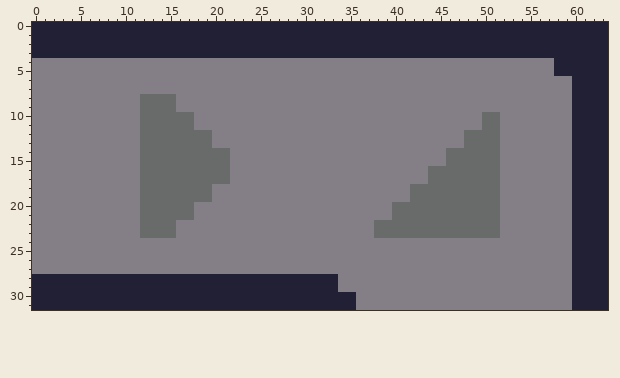
Two versions of one pixel-art sprite, assets/images/spritesheet_belt.png. That is the earlier state.
The file is 64x32 pixels.
New version:
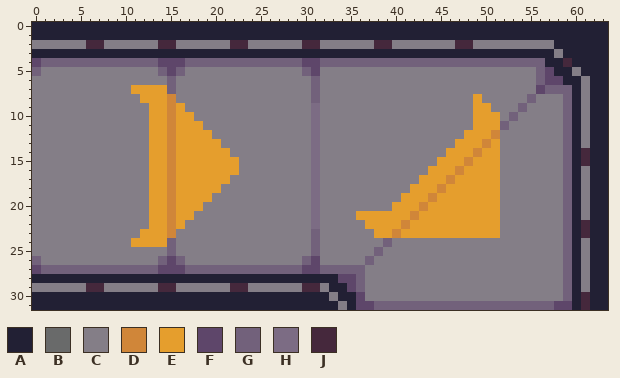
Palette (. is transparent): A #222034  B #696a6a  C #847e87  D #d08639  E #e59e2d  F #5e466a  G #72617b  H #7c6c84  J #45283c
What changed:
Changed rows in their new state; - is an unchanged pixel.
first column x 0:
 2 CCCCCCJJCCCCCCJJCCCCCCJJCCCCCCJJCCCCCCJJCCCCCCCJJCCCCCCCCC----
 3 ----------------------------------------------------------C---
 4 FGGGGGGGGGGGGGFFFGGGGGGGGGGGGGFFGGGGGGGGGGGGGGGGGGGGGGGGGA-J--
 5 G-------------GFG-------------GF------------------------GF--C-
 6 ---------------G---------------G------------------------GFFA-C
 7 -----------EEEEG---------------G------------------------FGGG-C
 8 ------------EEED---------------G-----------------E-----G---G-C
 9 ------------CEEDE--------------H-----------------EE---G----G-C
10 ------------CEEDEE-------------H-----------------EEE-G-----G-C
11 ------------CEEDEEE------------H-----------------EEEG------G-C
12 ------------CEEDEEEE-----------H----------------EEED-------G-C
13 ------------CEEDEEEEE----------H---------------EEEDE-------G-C
14 ------------CEEDEEEEEE---------H--------------EEEDEE-------G-J
15 ------------CEEDEEEEEEE--------H-------------EEEDEEE-------G-J
16 ------------CEEDEEEEEEE--------H------------EEEDEEEE-------G-C
17 ------------CEEDEEEEEE---------H-----------EEEDEEEEE-------G-C
18 ------------CEEDEEEEE----------H----------EEEDEEEEEE-------G-C
19 ------------CEEDEEEE-----------H---------EEEDEEEEEEE-------G-C
20 ------------CEEDEEE------------H--------EEEDEEEEEEEE-------G-C
21 ------------CEEDEE-------------H----EEEEEEDEEEEEEEEE-------G-C
22 ------------CEEDE--------------H-----EEEEDEEEEEEEEEE-------G-J
23 ------------EEED---------------G------EEDEEEEEEEEEEE-------G-J
24 -----------EEEEG---------------G-------G-------------------G-C
25 ---------------G---------------G------G--------------------G-C
26 G-------------GFG-------------GF-----G---------------------G-C
27 FGGGGGGGGGGGGGFFFGGGGGGGGGGGGGFFGGGGG----------------------G-C
28 ----------------------------------FFG----------------------G-C
29 CCCCCCJJCCCCCCJJCCCCCCJJCCCCCCJJC-AFG----------------------G-C
30 ---------------------------------C--F----------------------G-J
31 ----------------------------------C-FFGGGGGGGGGGGGGGGGGGGGFF-J
Changed places in both pictures, as pixel boxes (x1, y1, x2, y2):
changed: (32, 40, 590, 310)
